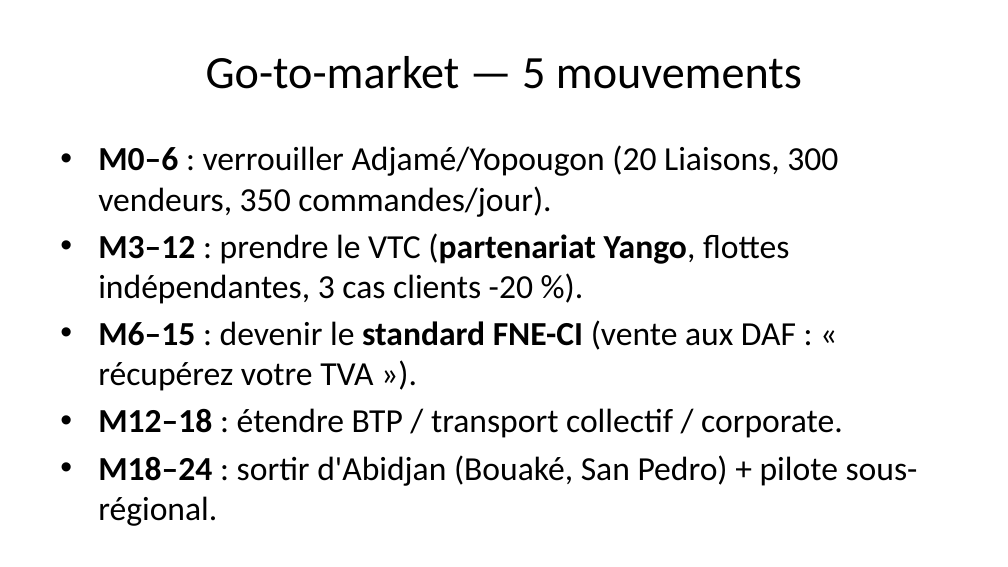
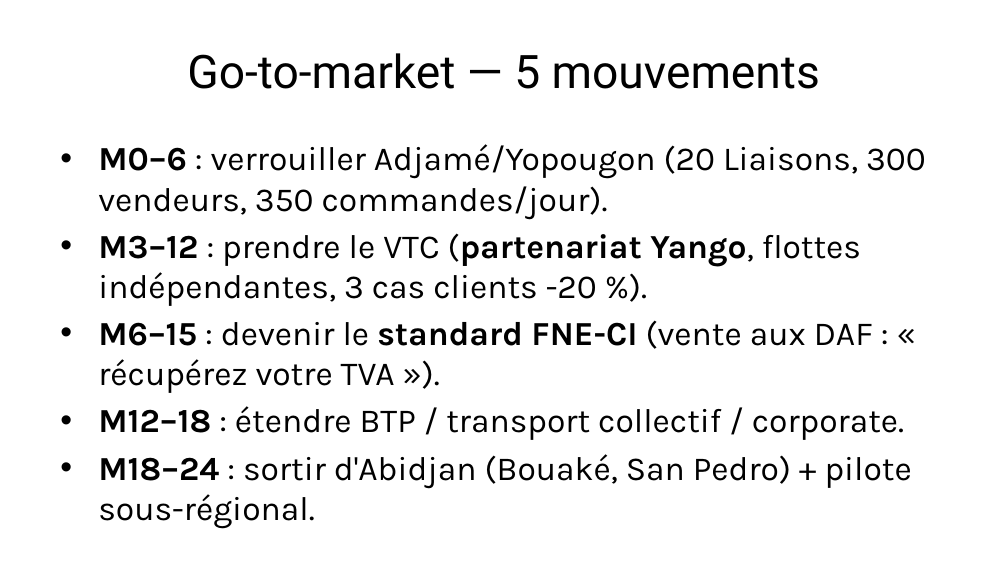
Before and after one commit to Fefer79/pieces, a slide deck: slide 10 of docs/pitch-deck-pieces-2026-06.pptx. Drawn at 1008x567 pixels with LibreOffice and Linux fonts; fonts in the diff are those of the drawing. Boxes give left, top, right and bottom in pixels: in the first picture for what was removed or moved away, otherwise in the second. Text is boxed around its words. In the diff, an @@ line names an element or a change of style, - is before the commit and + after.

```diff
--- a/docs/pitch-deck-pieces-2026-06.pptx
+++ b/docs/pitch-deck-pieces-2026-06.pptx
@@ title "Go-to-market — 5 mouvements" at (187,53,820,89): font Calibri to Roboto @@
@@ text "M0–6 : verrouiller Adjamé/Yopougon (20 ..." at (98,144,926,529): font Calibri to Karla @@
```
Also in this commit, not shown: 13 other slides changed, 2 other files.
